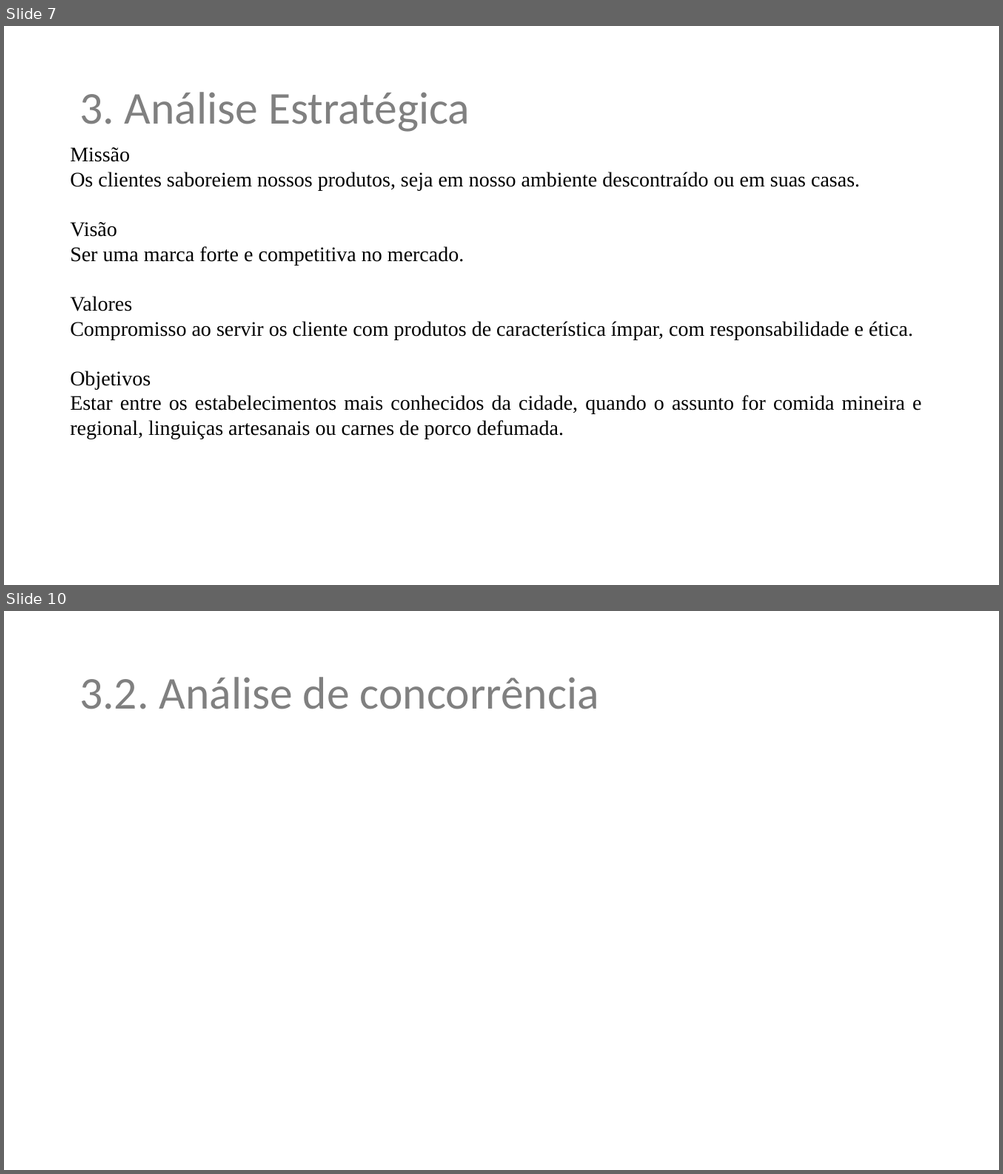
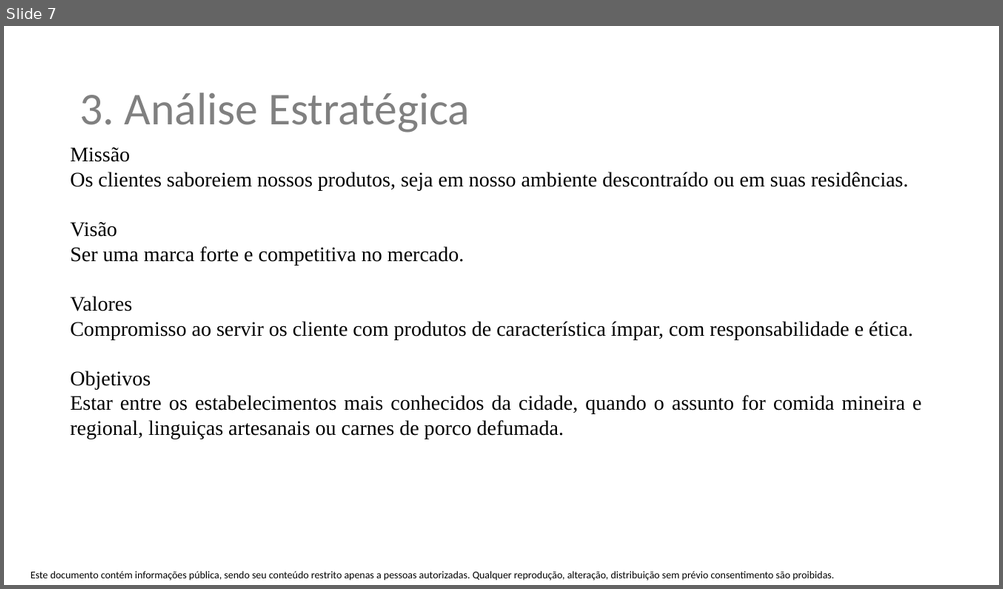
Before and after one commit to renatomarcio18081971/trabalhodeconclusao, a slide deck: plano-de-negocios-restaurante-tioto.pptx. Shown one above the other, each under a label of ours: slides 7 and 10 before the commit, slide 7 after it; the slides between them are not shown. The pictures are 1003x1174 and 1003x589 pixels, drawn with LibreOffice and Linux fonts; fonts in the diff are those of the drawing; background and template pictures are left out. Boxes give left, top, right and bottom in pixels: in the first picture for what was removed or moved away, otherwise in the second. Text is boxed around its words. In the diff, an @@ line names an element or a change of style, - is before the commit and + after.

```diff
--- a/plano-de-negocios-restaurante-tioto.pptx
+++ b/plano-de-negocios-restaurante-tioto.pptx
@@ slide 10 removed at [4,611,999,1170], background #FFFFFF @@
@@ text removed at [79,677,599,709] @@
-3.2. Análise de concorrência
@@ slide 7 changed as well @@
@@ text at [70,172,908,190]: text changed @@
-Os clientes saboreiem nossos produtos, seja em nosso ambiente descontraído ou em suas casas.
+Os clientes saboreiem nossos produtos, seja em nosso ambiente descontraído ou em suas residências.
@@ text added at [31,571,834,581], 10 pt, text #000000 @@
+Este documento contém informações pública, sendo seu conteúdo restrito apenas a pessoas autorizadas. Qualquer reprodução, alteração, distribuição sem prévio consentimento são proibidas.
```
Also in this commit, not shown: 9 other slides changed, 4 slides added, 1 other file.
